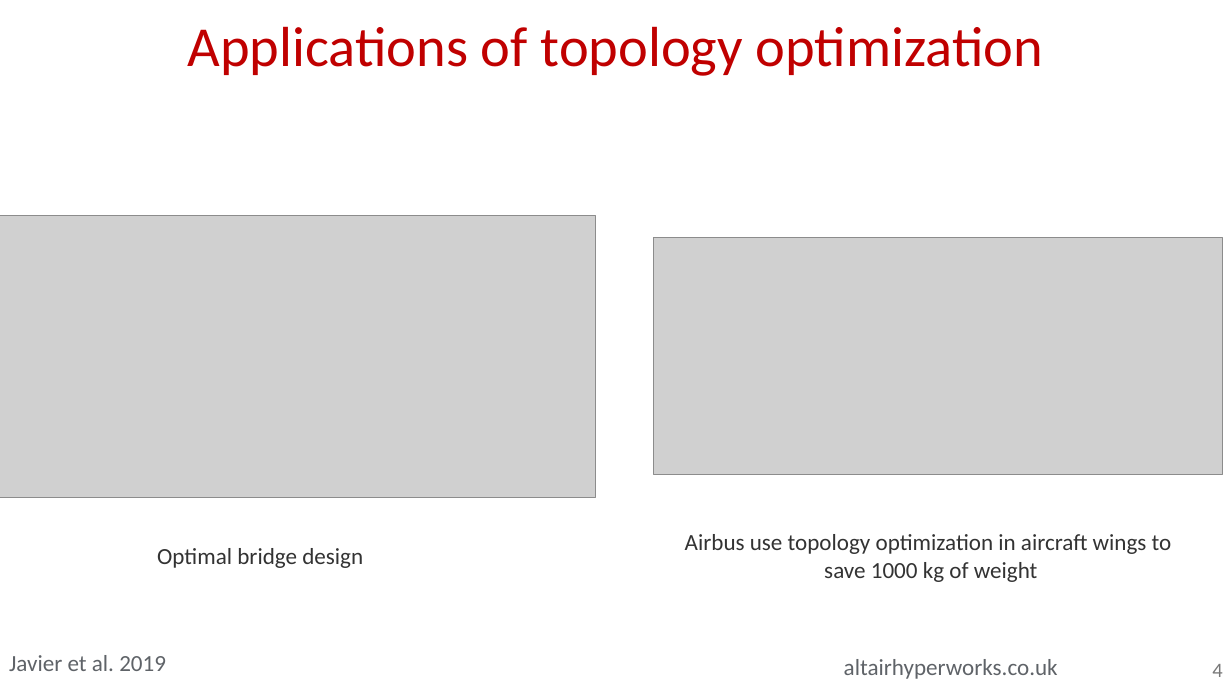
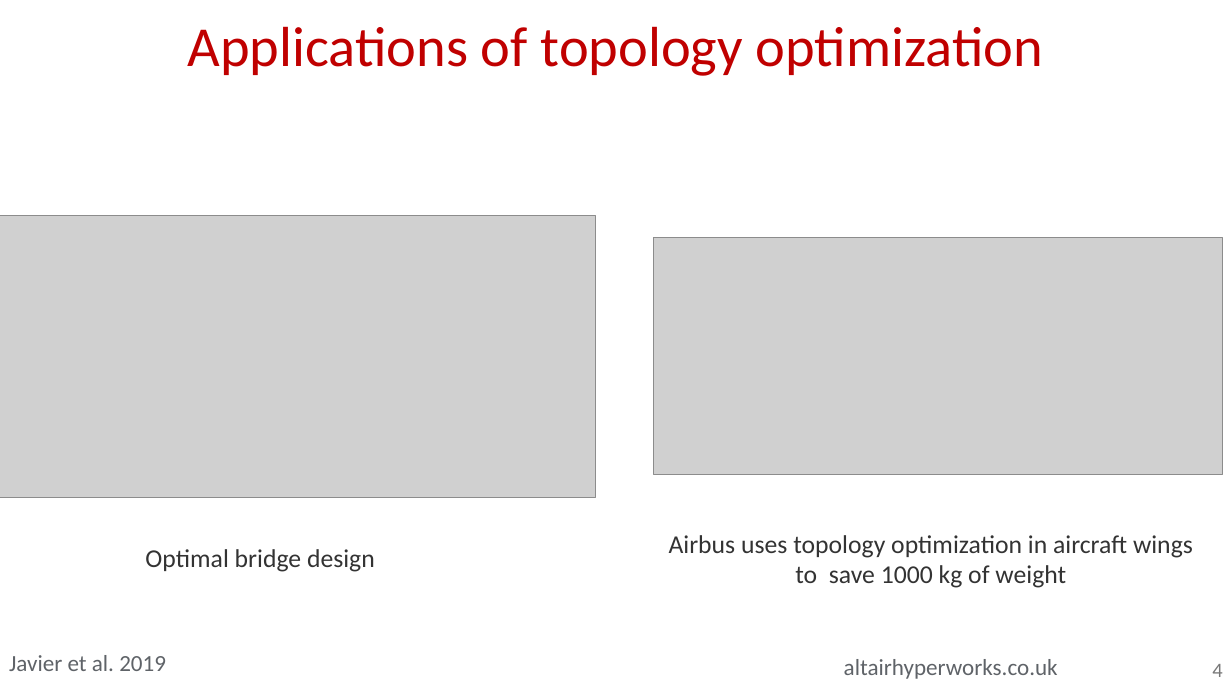
Before and after one commit to sy-nguyen-van/Deep_Learning_Sy, a slide deck: slide 4 of Sy_Unet_CNN.pptx. Drawn at 1232x693 pixels with LibreOffice and Linux fonts; fonts in the diff are those of the drawing; grey boxes stand for pictures. Boxes give left, top, right and bottom in pixels: in the first picture for what was removed or moved away, otherwise in the second. Text is boxed around its words. In the diff, an @@ line names an element or a change of style, - is before the commit and + after.

```diff
--- a/Sy_Unet_CNN.pptx
+++ b/Sy_Unet_CNN.pptx
@@ text "Optimal bridge design" at [145,549,375,572]: size 18 to 20 pt @@
@@ text at [669,535,1193,588]: text changed; size 18 to 20 pt @@
-Airbus use topology optimization in aircraft wings to save 1000 kg of weight
+Airbus uses topology optimization in aircraft wings to save 1000 kg of weight
```
Also in this commit, not shown: 5 other slides changed, 7 other files.
